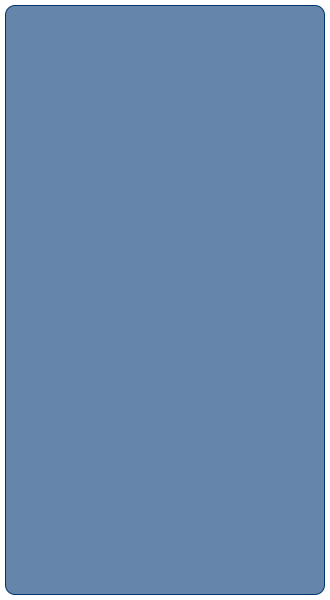
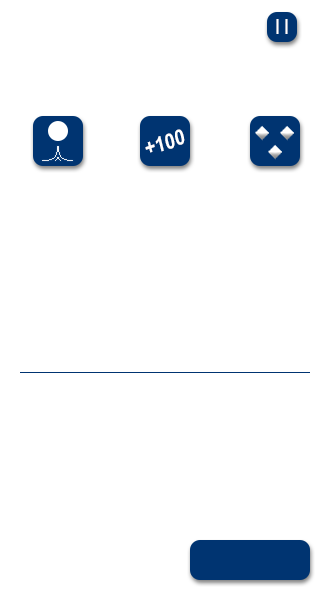
Comparing the layer stacks of the two (330, 600) images. Changes:
added layer "| |" above "Pause Button" over [276, 19, 288, 34]
added layer "Pause Button" above "Gem" over [267, 12, 297, 42]
showed "Gem" over [268, 144, 282, 160]
showed "Gem 3" over [280, 125, 294, 141]
showed "Gem 2" over [255, 125, 269, 141]
showed "Gem Icon" over [250, 116, 300, 166]
showed "+100" over [145, 129, 185, 153]
showed "Points Icon" over [140, 116, 190, 166]
showed "Separator" over [20, 372, 310, 373]
showed "Jump Icon Other" over [41, 145, 75, 163]
showed "Jump Icon Circle" over [48, 121, 68, 141]
showed "Jump Icon" over [33, 116, 83, 166]
showed "Upgrade Button" over [190, 540, 310, 580]
hid "Background" over [5, 5, 325, 595]
